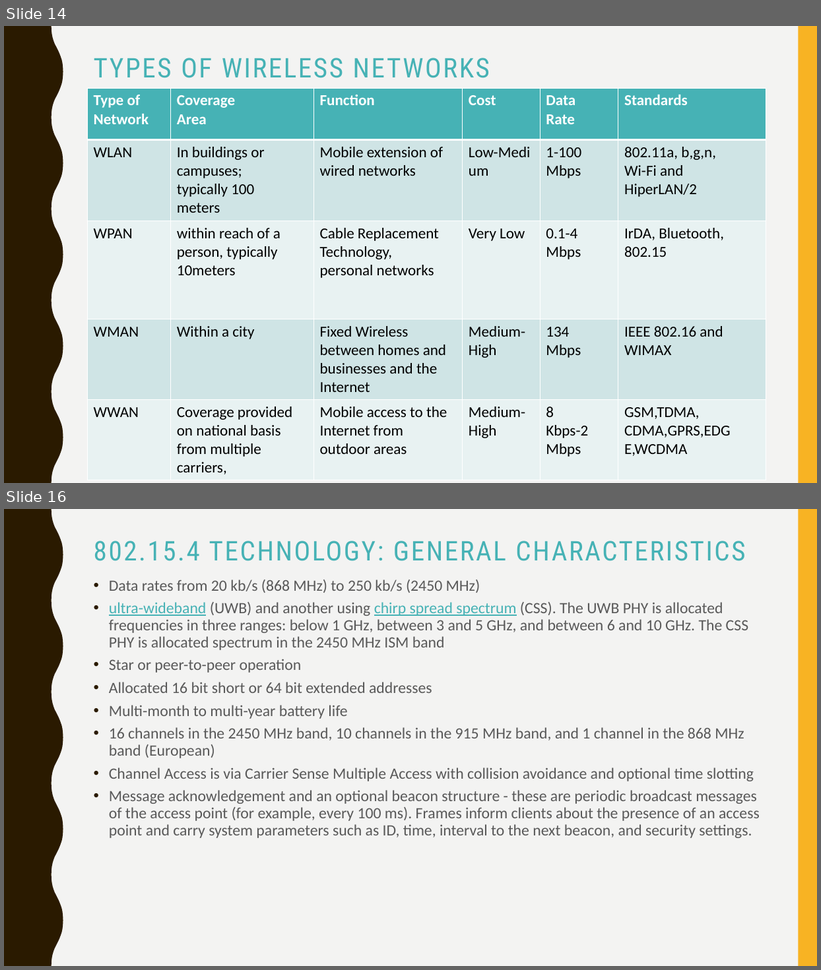
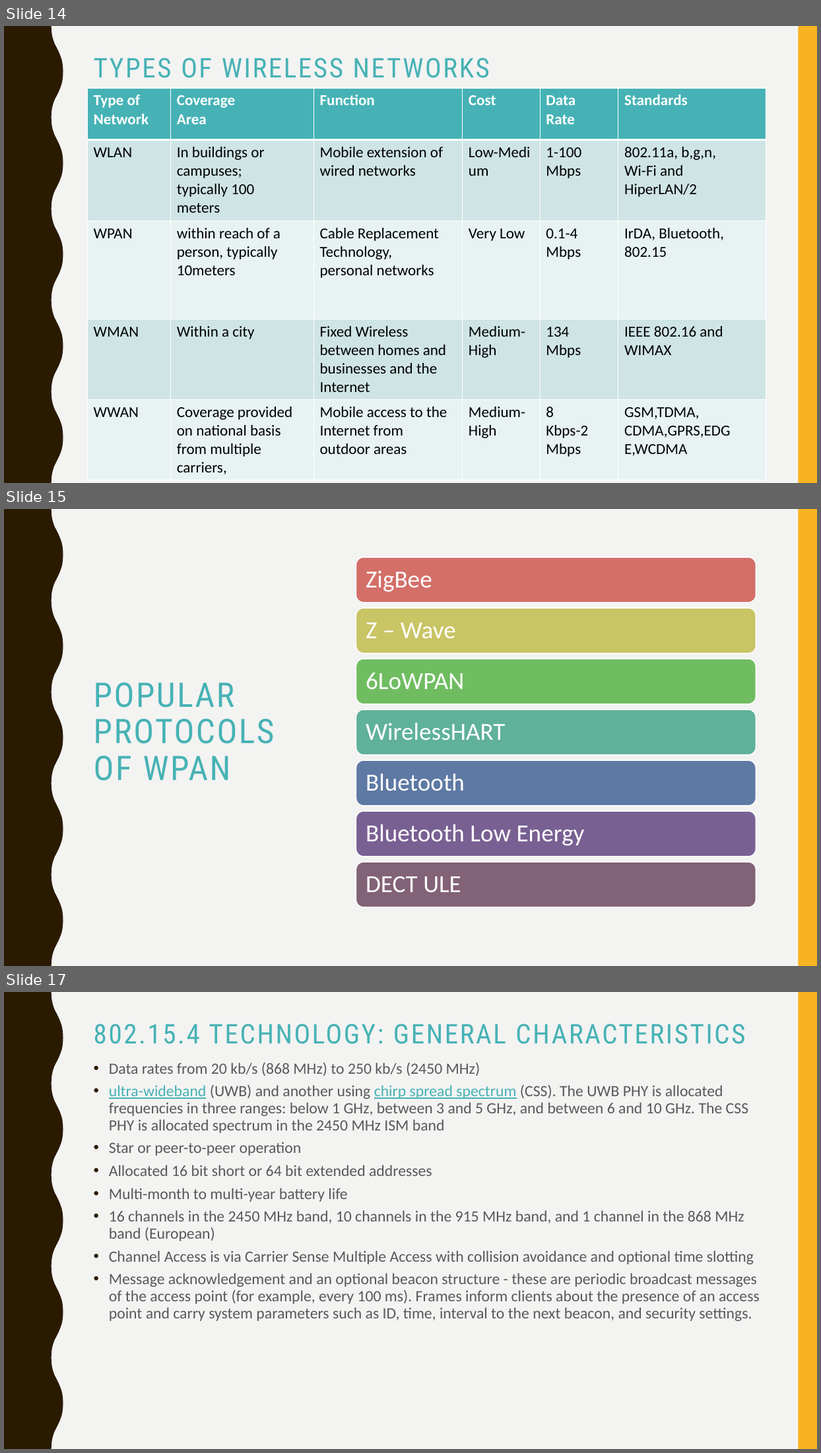
Before and after one commit to vladipirogov/IOT_presentation, a slide deck: Network Data Transfer Protocols in IoT & Embedded.pptx. Shown one above the other, each under a label of ours: slides 14 and 16 before the commit, slides 14, 15 and 17 after it; the slides between them are not shown. The pictures are 821x970 and 821x1453 pixels, drawn with LibreOffice and Linux fonts; fonts in the diff are those of the drawing. Boxes give left, top, right and bottom in pixels: in the first picture for what was removed or moved away, otherwise in the second. Text is boxed around its words. In the diff, an @@ line names an element or a change of style, - is before the commit and + after.

Commit message:
Application protocols

```diff
--- a/Network Data Transfer Protocols in IoT & Embedded.pptx
+++ b/Network Data Transfer Protocols in IoT & Embedded.pptx
@@ slide 15 added at (4,509,817,966), background #F3F3F2; not listed: 2 template elements that a slide beside it also shows @@
@@ title added at (94,683,275,781), 40 pt, text #46B2B5 @@
+POPULAR PROTOCOLS OF WPAN
@@ group added at (356,557,756,908): 7 rounded rectangles, 7 texts @@
+ZigBee
+Z – Wave
+6LoWPAN
+WirelessHART
+Bluetooth
+Bluetooth Low Energy
+DECT ULE
@@ what was slide 16 is now slide 17 @@
```
Also in this commit, not shown: 4 slides changed, 15 other slides added.
